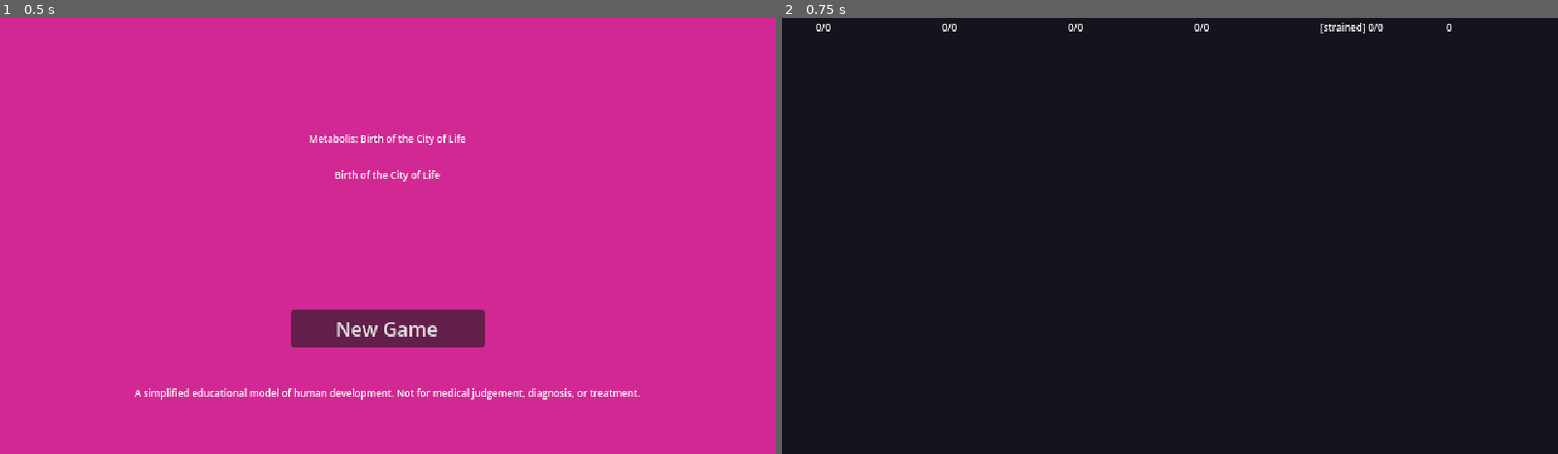
Above: before the commit, frames 1-2 (left to right).
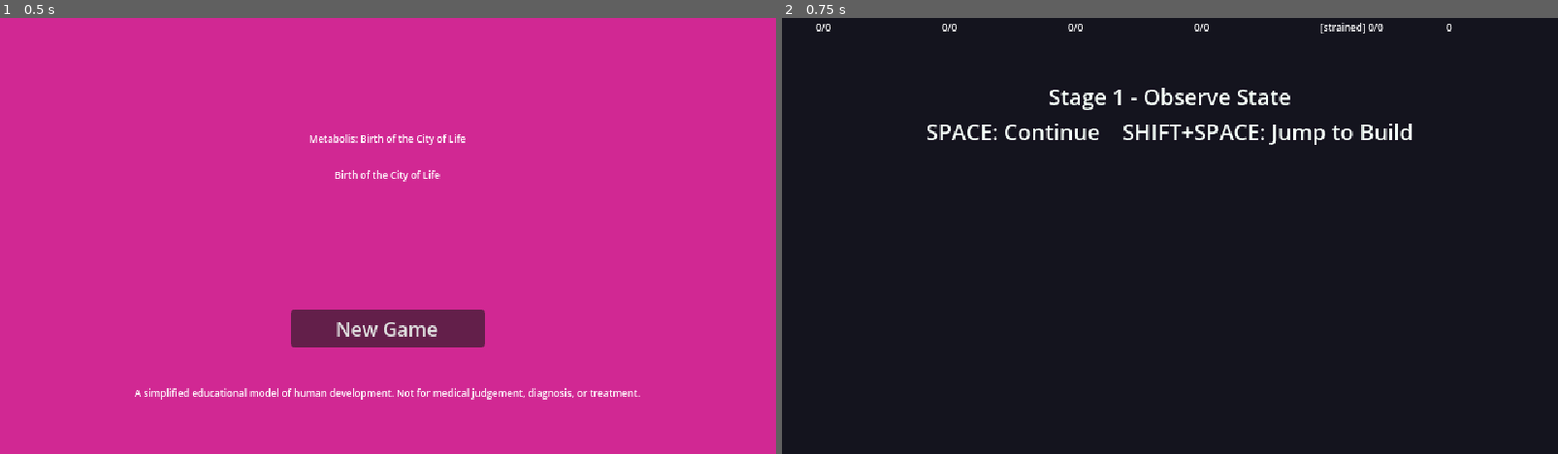
Above: after the commit, the same moments.

Repository: Kevin08Zhao/Metabolis_final
Game: Godot game, scene res://main.tscn
The game is run twice, just before and just after one commit, with the same random seed, the same clock (stepped at 60 frames per second) and the same inputs.
Inputs:
- Up to frame 1 (0.5 s): no input
- Up to frame 2 (0.75 s): click "New Game" at 0.5 s

Frame 1 is identical in both runs. In frame 2, 1.4% of the frame differs, in the area x 18-82%, y 16-30%.

Commit message:
Show gameplay step changes on screen

Diff:
--- a/src/game/game_boot.gd
+++ b/src/game/game_boot.gd
@@ -4,12 +4,25 @@
 ## Attached to the root Game node. On ready it triggers ChapterFlow and wires
 ## keyboard input so the player can step through the stage loop with Space.
 ## All game logic lives in ChapterFlow and the simulation scripts; this file
-## only boots them and provides a debug advance key.
+## boots them, provides a debug advance key, and keeps the visible step status
+## synchronized with ChapterFlow.
 
 const LOG_PREFIX := "[GAME]"
+const STEP_LABELS := {
+	&"observe_state": "Observe State",
+	&"receive_targets": "Receive Targets",
+	&"optional_minigame": "Optional Minigame",
+	&"resource_settlement": "Resource Settlement",
+	&"build_decision": "Build Decision",
+	&"build_completion": "Build Completion",
+	&"operation_decision": "Operation Decision",
+	&"system_activation": "System Activation",
+	&"knowledge_unlock": "Knowledge Unlock",
+	&"stage_complete": "Stage Complete",
+}
 
 var _flow: Node = null
-var _input_count := 0
+var _status_label: Label = null
 
 
 func _ready() -> void:
@@ -21,11 +34,17 @@
 		push_error("%s No ChapterFlow node found; game cannot start." % LOG_PREFIX)
 		return
 
+	_status_label = get_node_or_null("GuidanceLayer/GameplayStatus") as Label
+	if _status_label == null:
+		push_error("%s No GameplayStatus label found; gameplay changes will not be visible." % LOG_PREFIX)
+		return
+
 	if not _flow.has_method("start_new_run"):
 		push_error("%s ChapterFlow node has no start_new_run method." % LOG_PREFIX)
 		return
 
 	_flow.start_new_run()
+	_refresh_status()
 	print("%s Run started. Press Space to advance, Shift+Space to jump to build step." % LOG_PREFIX)
 
 
@@ -49,6 +68,7 @@
 	if ok:
 		var stage: int = _flow.call("stage_number") if _flow.has_method("stage_number") else 0
 		var step: StringName = _flow.call("current_step_id") if _flow.has_method("current_step_id") else &""
+		_refresh_status()
 		print("%s stage %d  step=%s" % [LOG_PREFIX, stage, step])
 	else:
 		print("%s Cannot advance yet." % LOG_PREFIX)
@@ -64,4 +84,17 @@
 			return
 		_flow.advance()
 	_flow.call("advance_to", 4)
+	_refresh_status()
 	print("%s Jumped to build decision step." % LOG_PREFIX)
+
+
+func _refresh_status() -> void:
+	if _status_label == null or not is_instance_valid(_status_label):
+		return
+	var stage: int = _flow.call("stage_number") if _flow.has_method("stage_number") else 0
+	var step_id: StringName = _flow.call("current_step_id") if _flow.has_method("current_step_id") else &""
+	var step_label := str(STEP_LABELS.get(step_id, str(step_id).capitalize()))
+	_status_label.text = (
+		"Stage %d - %s\nSPACE: Continue    SHIFT+SPACE: Jump to Build"
+		% [stage, step_label]
+	)
--- a/src/game/main.tscn
+++ b/src/game/main.tscn
@@ -80,3 +80,20 @@
 grow_horizontal = 2
 grow_vertical = 2
 mouse_filter = 2
+
+[node name="GameplayStatus" type="Label" parent="GuidanceLayer"]
+z_index = 10
+layout_mode = 0
+offset_left = 16.0
+offset_top = 52.0
+offset_right = 624.0
+offset_bottom = 108.0
+mouse_filter = 2
+theme_override_colors/font_color = Color(0.956863, 1, 0.972549, 1)
+theme_override_colors/font_outline_color = Color(0.0784314, 0.0588235, 0.113725, 1)
+theme_override_constants/outline_size = 4
+theme_override_font_sizes/font_size = 18
+text = "Stage 1 - Observe State
+SPACE: Continue    SHIFT+SPACE: Jump to Build"
+horizontal_alignment = 1
+vertical_alignment = 1
--- a/src/tests/gameplay_entry_regression_test.gd
+++ b/src/tests/gameplay_entry_regression_test.gd
@@ -27,7 +27,7 @@
 
 	_test_new_game_button_is_deferred(main, router)
 	await get_tree().process_frame
-	_test_space_advances_gameplay(main)
+	await _test_space_advances_gameplay(main)
 
 	main.queue_free()
 	await get_tree().process_frame
@@ -63,13 +63,44 @@
 	if flow == null:
 		return
 
+	var gameplay_status := game.get_node_or_null("GuidanceLayer/GameplayStatus") as Label
+	_expect(gameplay_status != null, "Game scene must expose a visible gameplay status label")
 	var step_before: StringName = flow.current_step_id()
+	var visible_text_before := _visible_text_signature(game)
 	var event := InputEventKey.new()
 	event.keycode = KEY_SPACE
 	event.pressed = true
 	game.call("_unhandled_input", event)
+	await get_tree().process_frame
 	var step_after: StringName = flow.current_step_id()
+	var visible_text_after := _visible_text_signature(game)
 	_expect(step_after != step_before, "Space must advance the current gameplay step")
+	_expect(
+		visible_text_after != visible_text_before,
+		"Space must produce a visible text change when the gameplay step advances"
+	)
+	if gameplay_status != null:
+		_expect(
+			gameplay_status.text.contains("Receive Targets"),
+			"Gameplay status must describe the newly entered step"
+		)
+
+
+func _visible_text_signature(root_node: Node) -> PackedStringArray:
+	var signature := PackedStringArray()
+	var pending: Array[Node] = [root_node]
+	while not pending.is_empty():
+		var node: Node = pending.pop_back()
+		for child in node.get_children():
+			pending.append(child)
+		if node is Label and node.is_visible_in_tree():
+			signature.append("%s=%s" % [root_node.get_path_to(node), node.text])
+		elif node is RichTextLabel and node.is_visible_in_tree():
+			signature.append("%s=%s" % [root_node.get_path_to(node), node.text])
+		elif node is Button and node.is_visible_in_tree():
+			signature.append("%s=%s" % [root_node.get_path_to(node), node.text])
+	signature.sort()
+	return signature
 
 
 func _expect(condition: bool, message: String) -> void:
